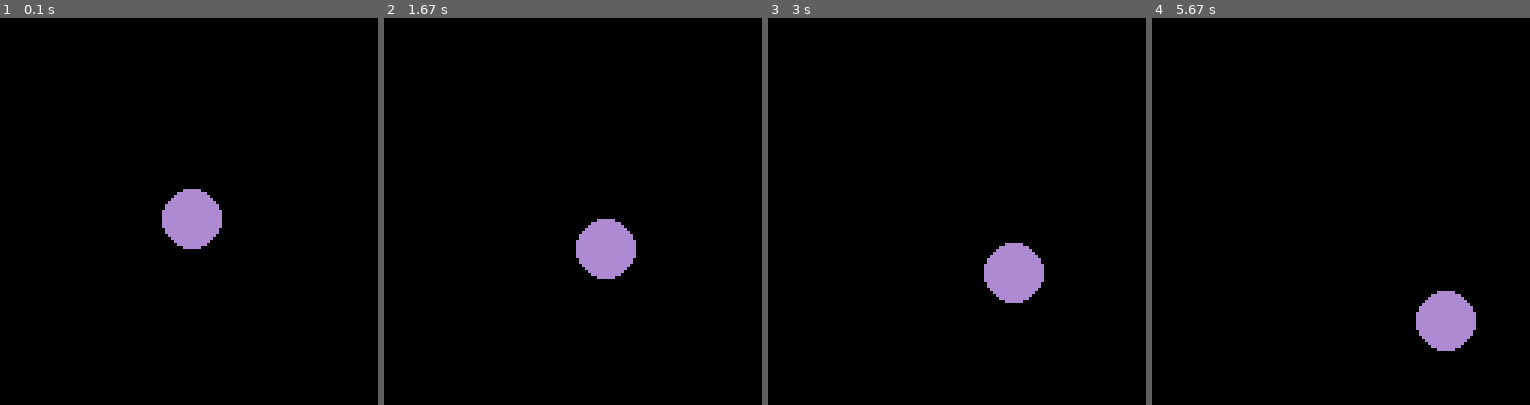
Above: before the commit, frames 1-4 (left to right).
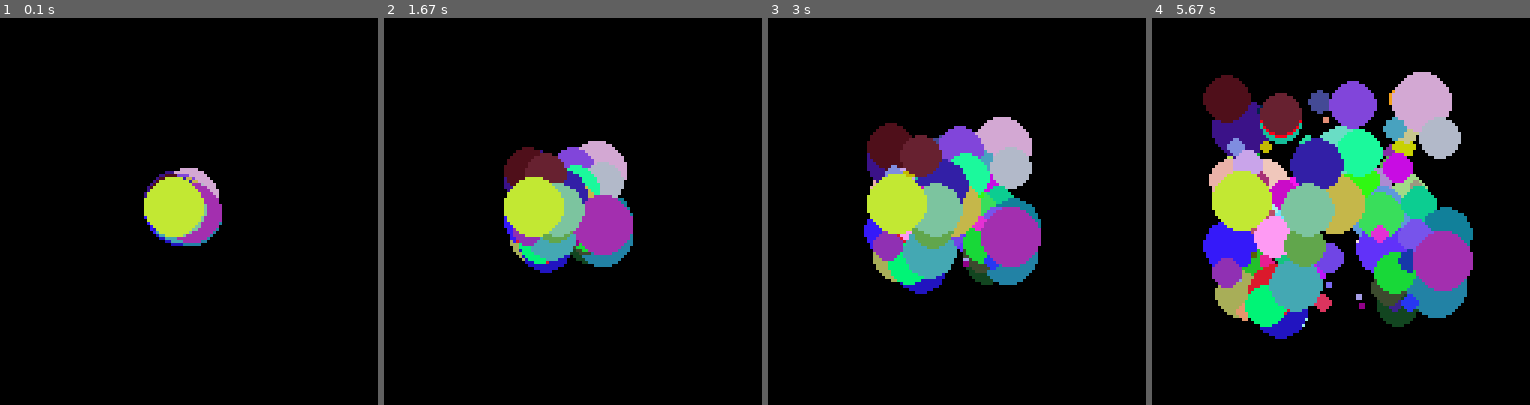
Above: after the commit, the same moments.

Repository: sagieppel/PyGame2
Game: pygame game, started from Lesson3.py
Same seed, same stepped clock (60 frames per second), same inputs: the game is played once before the commit and once after it.
Inputs:
- Up to frame 1 (0.1 s): no input
- Up to frame 2 (1.67 s): no input
- Up to frame 3 (3 s): no input
- Up to frame 4 (5.67 s): no input

The runs differ from the first frame. In frame 1, 3.5% of the frame differs, in the area x 38-59%, y 38-60%; in frame 2, 10%; in frame 3, 18%; in frame 4, 36%, in the area x 13-86%, y 13-87%.

Commit message:
Update Lesson3.py

Diff:
--- a/Lesson3.py
+++ b/Lesson3.py
@@ -7,9 +7,9 @@
   circle["color"]=[random.randint(0,255),random.randint(0,255),random.randint(0,255)]
   circle["x"]=x #random.randint(0,255)
   circle["y"]=y #random.randint(0,255)
-  circle["size"]=10#random.randint(10,100)
-  circle["xspeed"]=0.1
-  circle["yspeed"]=0.1
+  circle["size"]= random.randint(1,10)
+  circle["xspeed"]=random.randint(-100,100)/1000
+  circle["yspeed"]=random.randint(-100,100)/1000
   return circle
 
 #------------------Draw a circle--------------------------------------------------------
@@ -22,11 +22,13 @@
 pygame.init()
 screensize=700
 screen=pygame.display.set_mode([screensize,screensize])
-
-
-circle = create(300, 400)
+ar=[]
+for i in range(100):
+     circle = create(300, 400)
+     ar.append(circle)
 #----------------------------Main loop--------------------------------------------------------------------
 for i in range(1000000):
     pygame.Surface.fill(screen,(0,0,0))
-    update(circle)
+    for circle in ar:
+        update(circle)
     pygame.display.update()
